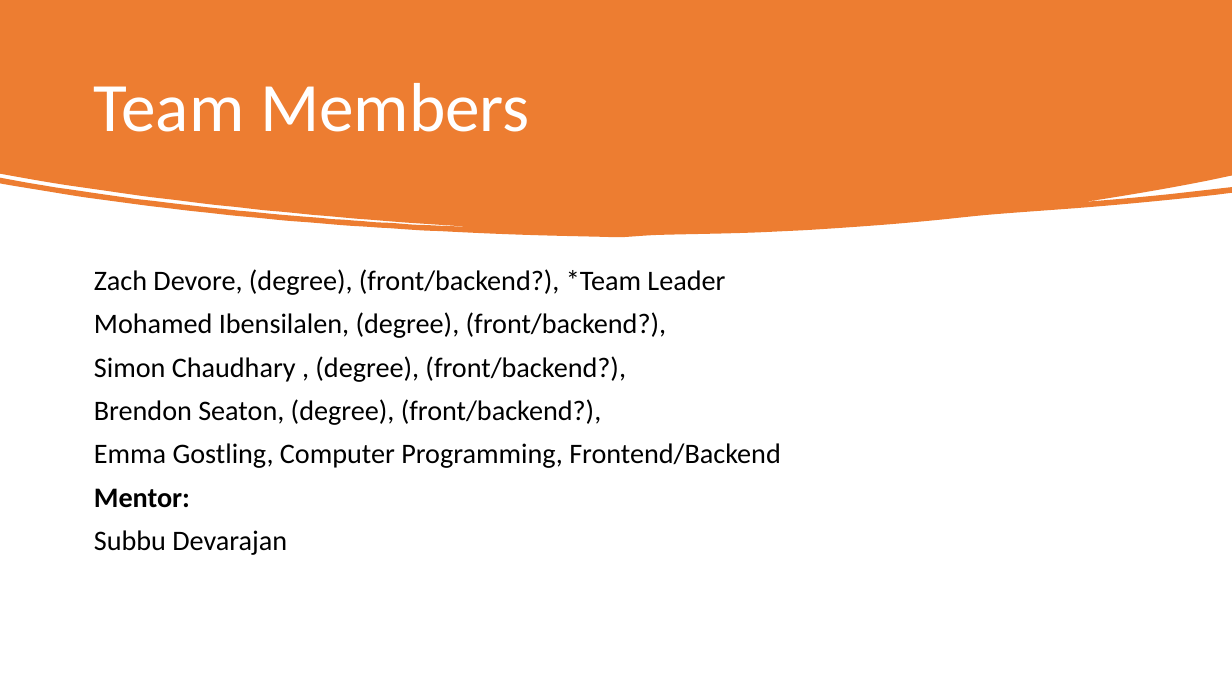
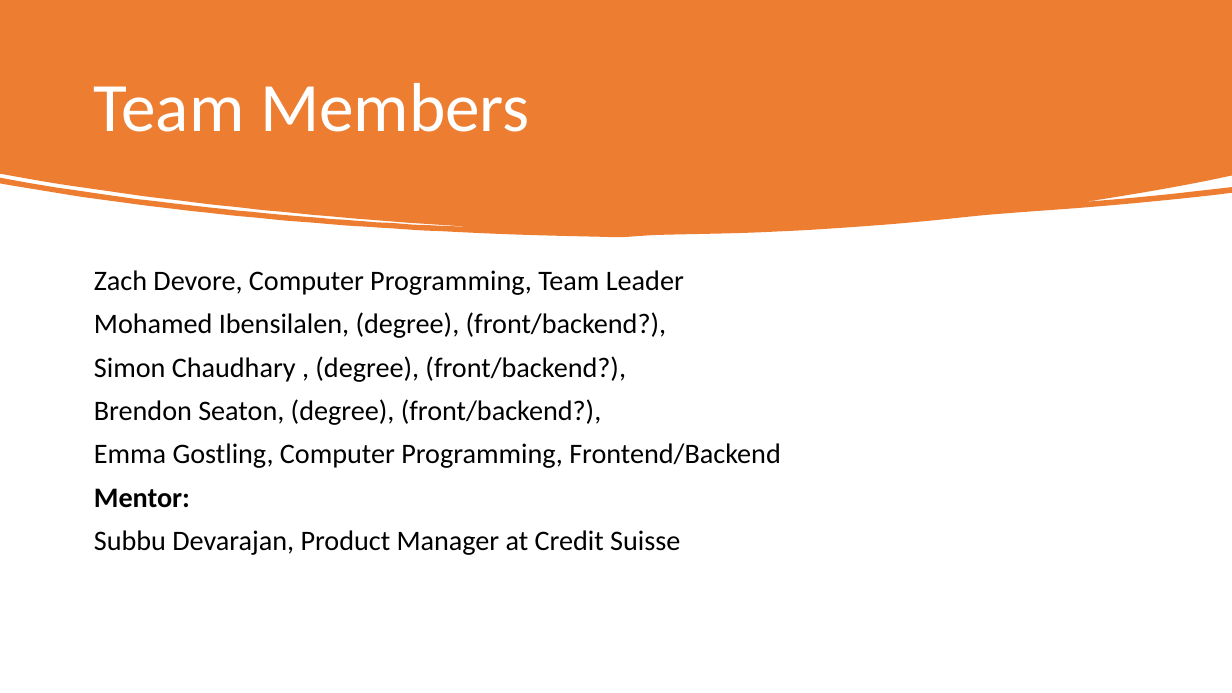
Before and after one commit to ZachDevore/Team10Project, a slide deck: slide 2 of The Store App.pptx. Drawn at 1232x693 pixels with LibreOffice and Linux fonts; fonts in the diff are those of the drawing. Boxes give left, top, right and bottom in pixels: in the first picture for what was removed or moved away, otherwise in the second. Text is boxed around its words. In the diff, an @@ line names an element or a change of style, - is before the commit and + after.

Commit message:
Add Zach's degree program on intro slide

```diff
--- a/The Store App.pptx
+++ b/The Store App.pptx
@@ text at [94,270,684,295]: text changed @@
-Zach Devore, (degree), (front/backend?), *Team Leader
+Zach Devore, Computer Programming, Team Leader
@@ text at [94,530,680,555]: text changed @@
-Subbu Devarajan
+Subbu Devarajan, Product Manager at Credit Suisse
```
Also in this commit, not shown: 1 other file.
